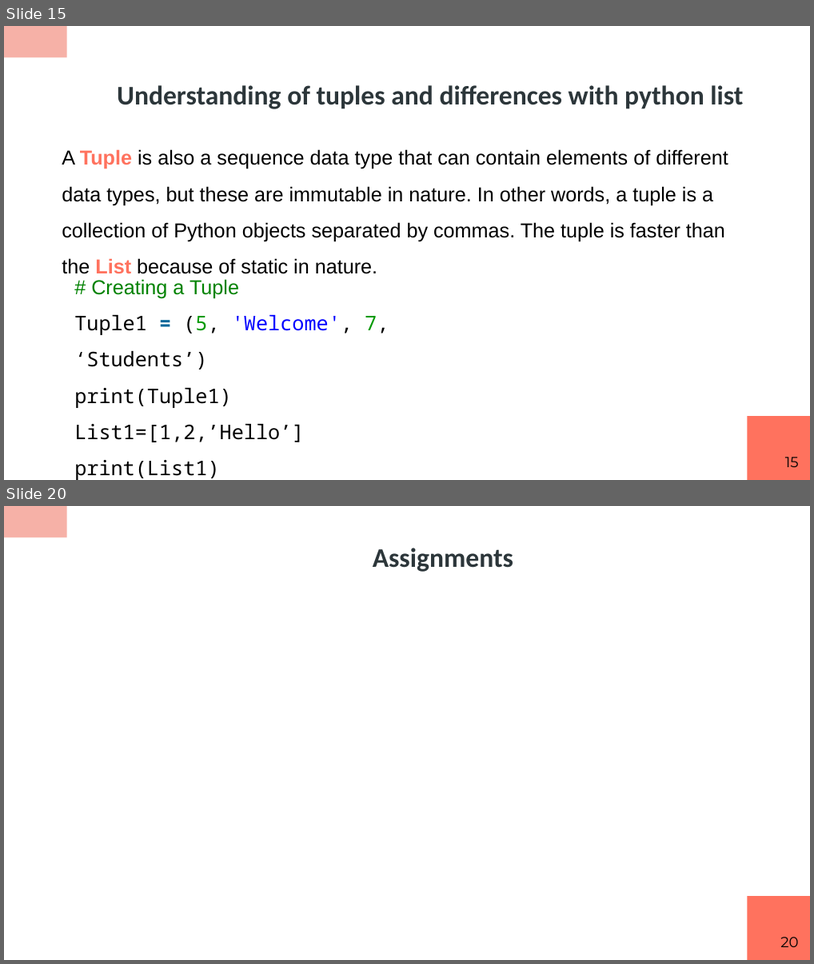
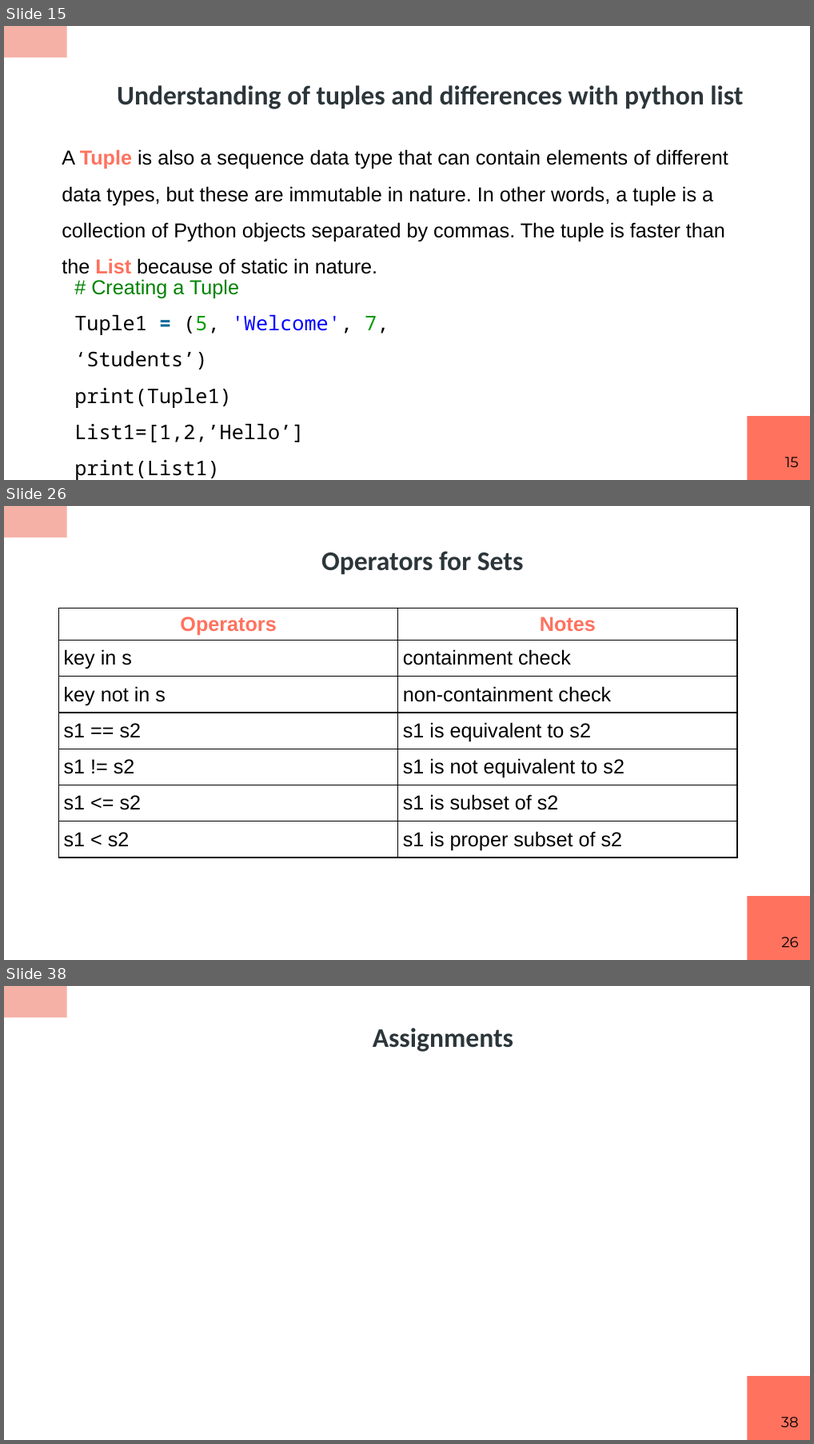
Before and after one commit to RashmivernekarN/ai_with_python_keonics, a slide deck: module2/ppt/Advanced Concepts Using Datastructures.pptx. Shown one above the other, each under a label of ours: slides 15 and 20 before the commit, slides 15, 26 and 38 after it; the slides between them are not shown. The pictures are 814x964 and 814x1444 pixels, drawn with LibreOffice and Linux fonts; fonts in the diff are those of the drawing. Boxes give left, top, right and bottom in pixels: in the first picture for what was removed or moved away, otherwise in the second. Text is boxed around its words. In the diff, an @@ line names an element or a change of style, - is before the commit and + after.

```diff
--- a/module2/ppt/Advanced Concepts Using Datastructures.pptx
+++ b/module2/ppt/Advanced Concepts Using Datastructures.pptx
@@ slide 26 added at (4,506,810,960), background #FFFFFF; not listed: 2 template elements that a slide beside it also shows @@
@@ title added at (322,551,524,575), 24 pt, text #2C363A, bold @@
+Operators for Sets
@@ table added at (59,608,738,869), 7 rows, 2 columns @@
+Operators | Notes
+key in s | containment check
+key not in s | non-containment check
+s1 == s2 | s1 is equivalent to s2
+s1 != s2 | s1 is not equivalent to s2
+s1 <= s2 | s1 is subset of s2
+s1 < s2 | s1 is proper subset of s2
@@ page number added at (782,936,798,947), 13 pt, text #000000 @@
+26
@@ what was slide 20 is now slide 38 @@
@@ page number at (782,1416,799,1427): text changed @@
-20
+38
```
Also in this commit, not shown: 5 slides changed, 17 other slides added, 2 other files.
